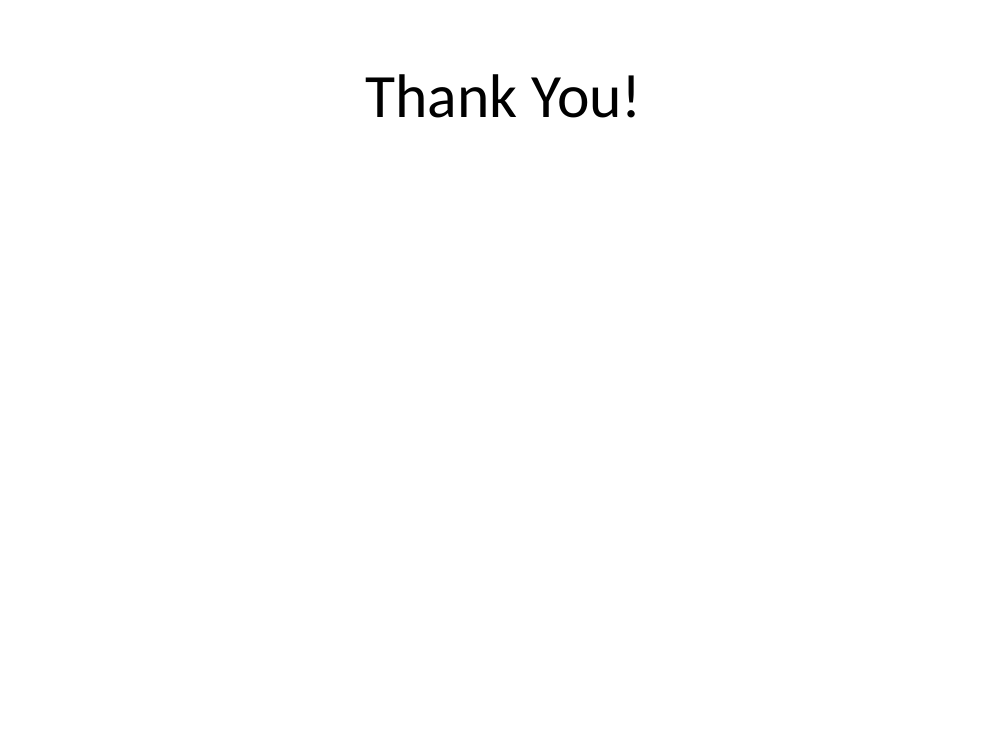
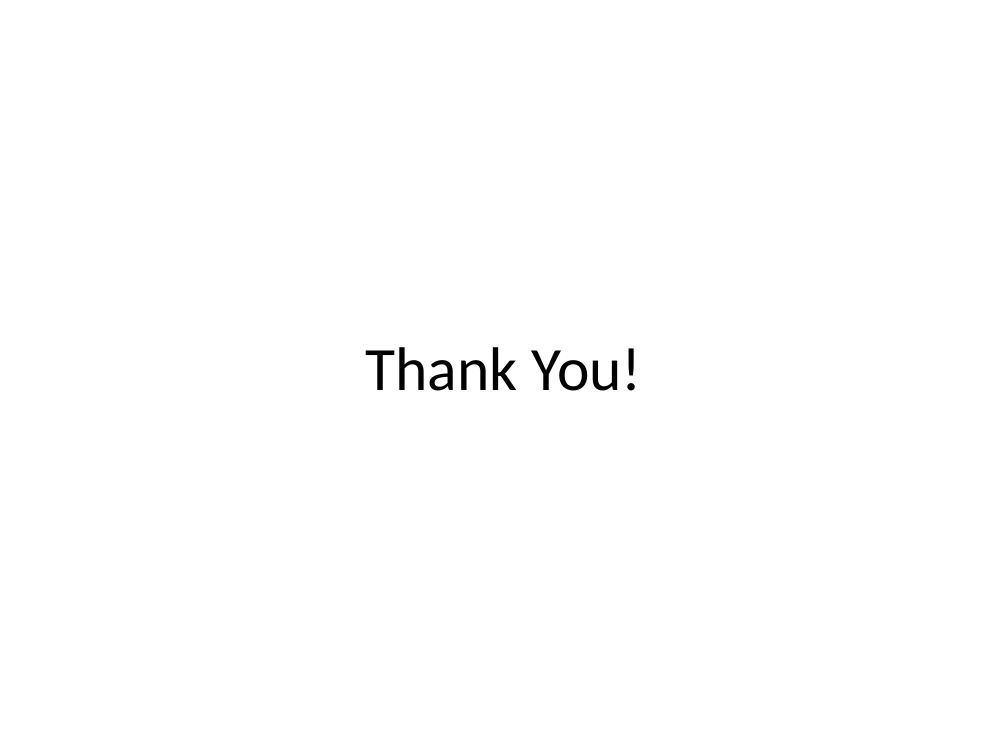
Before and after one commit to StephenWang123/myApp, a slide deck: slide 16 of internPresentation.pptx. Drawn at 1008x756 pixels with LibreOffice and Linux fonts; fonts in the diff are those of the drawing; background and template pictures are left out. Boxes give left, top, right and bottom in pixels: in the first picture for what was removed or moved away, otherwise in the second. Text is boxed around its words. In the diff, an @@ line names an element or a change of style, - is before the commit and + after.

```diff
--- a/internPresentation.pptx
+++ b/internPresentation.pptx
@@ title "Thank You!": place and size @@
-title "Thank You!" at box(366, 74, 642, 118)
+title "Thank You!" at box(366, 347, 642, 391)
```
Also in this commit, not shown: 2 other slides changed, 1 slide added, 1 slide removed.
